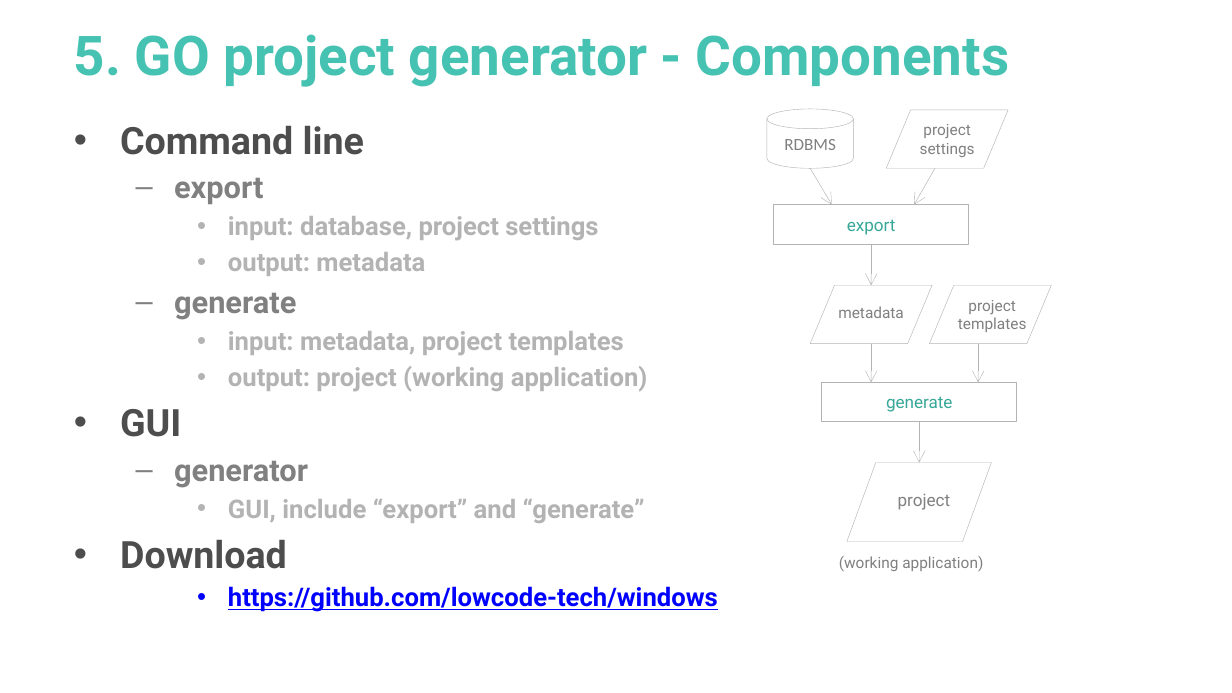
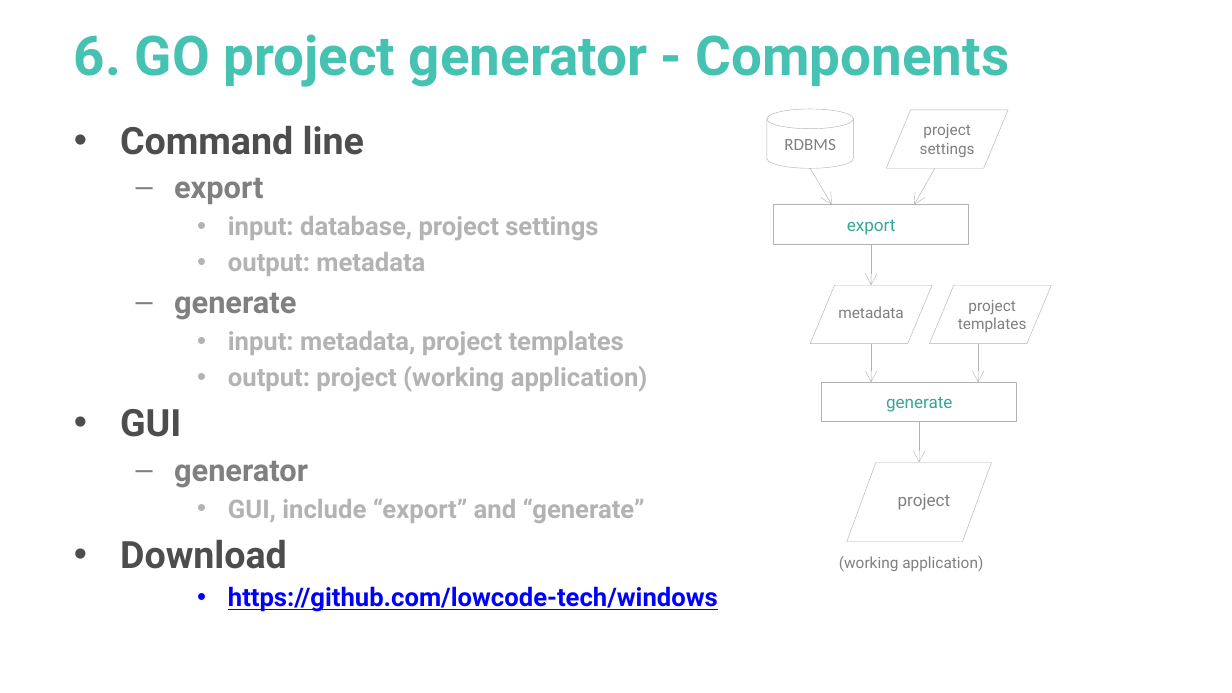
Before and after one commit to go-tutorials/overview, a slide deck: slide 27 of go-tutorial.pptx (slide 25 before the commit). Drawn at 1232x693 pixels with LibreOffice and Linux fonts; fonts in the diff are those of the drawing. Boxes give left, top, right and bottom in pixels: in the first picture for what was removed or moved away, otherwise in the second. Text is boxed around its words. In the diff, an @@ line names an element or a change of style, - is before the commit and + after.

```diff
--- a/go-tutorial.pptx
+++ b/go-tutorial.pptx
@@ title at (x1=74, y1=34, x2=1009, y2=87): text changed @@
-5. GO project generator - Components
+6. GO project generator - Components
```
Also in this commit, not shown: 5 other slides changed, 2 slides added, 1 other file.
